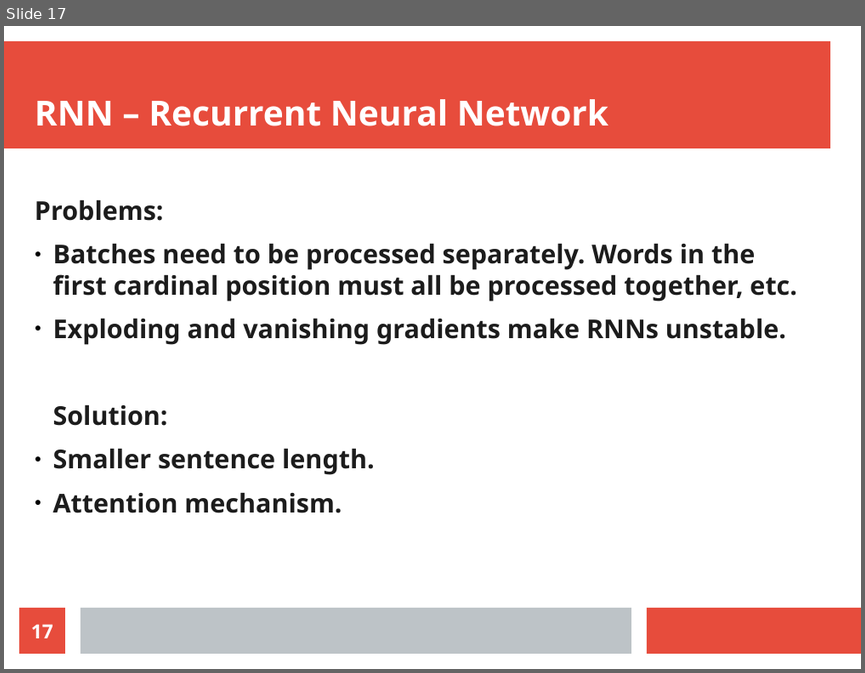
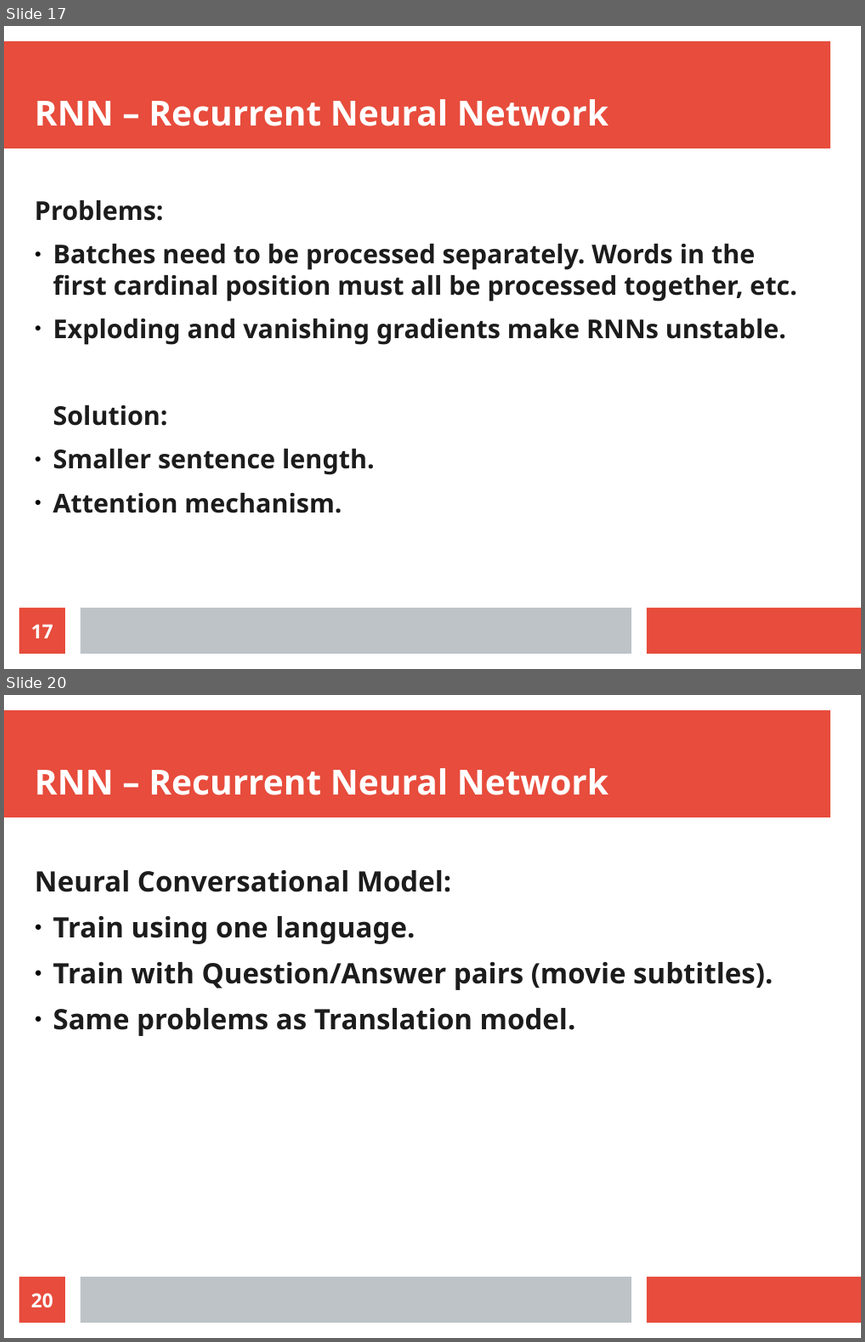
Before and after one commit to radiodee1/liebman_spring20, a slide deck: pdf/thesis_presentation.odp. Shown one above the other, each under a label of ours: slide 17 before the commit, slides 17 and 20 after it; the slides between them are not shown. The pictures are 865x673 and 865x1342 pixels, drawn with LibreOffice and Linux fonts; fonts in the diff are those of the drawing. Boxes give left, top, right and bottom in pixels: in the first picture for what was removed or moved away, otherwise in the second. Text is boxed around its words. In the diff, an @@ line names an element or a change of style, - is before the commit and + after.

```diff
--- a/pdf/thesis_presentation.odp
+++ b/pdf/thesis_presentation.odp
@@ slide 20 added at <box>4,695,861,1338</box>, background #FFFFFF; not listed: 3 template elements that a slide beside it also shows @@
@@ title added at <box>35,768,608,795</box>, 32 pt, text #FFFFFF, bold @@
+RNN – Recurrent Neural Network
@@ text added at <box>35,870,772,1036</box>, 26 pt, text #1C1C1C, bold @@
+Neural Conversational Model:
+● Train using one language.
+● Train with Question/Answer pairs (movie subtitles).
+● Same problems as Translation model.
@@ page number added at <box>19,1276,65,1322</box>, fill #E74C3C, 18 pt, text #FFFFFF, bold @@
+20
```
Also in this commit, not shown: 1 slide changed, 1 other slide added.
